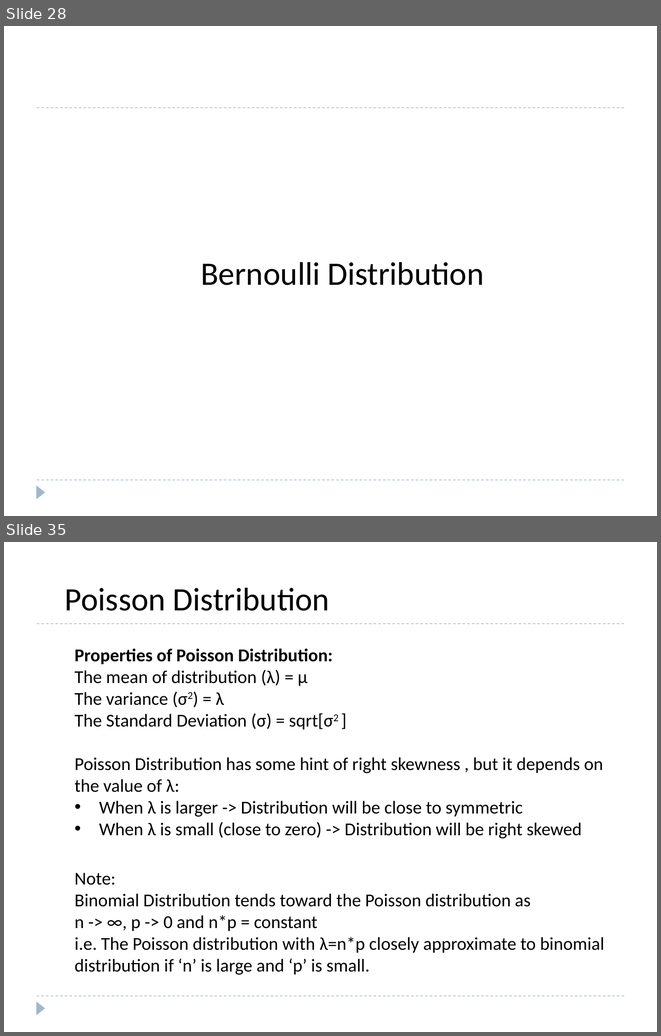
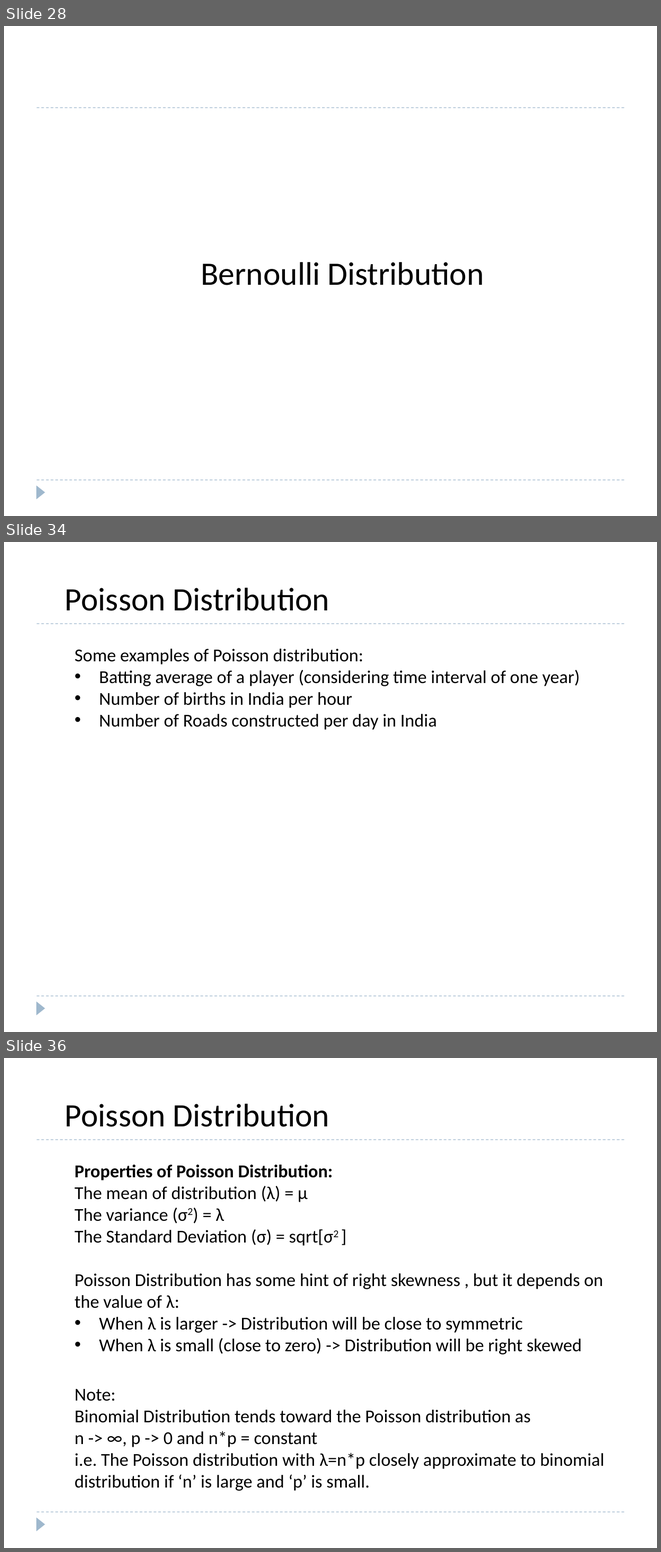
Before and after one commit to roushanprasad/DataScience_ML, a slide deck: Stats/007_Inferential/007.3-Distribution/007.4-Distribution.pptx. Shown one above the other, each under a label of ours: slides 28 and 35 before the commit, slides 28, 34 and 36 after it; the slides between them are not shown. The pictures are 661x1036 and 661x1552 pixels, drawn with LibreOffice and Linux fonts; fonts in the diff are those of the drawing. Boxes give left, top, right and bottom in pixels: in the first picture for what was removed or moved away, otherwise in the second. Text is boxed around its words. In the diff, an @@ line names an element or a change of style, - is before the commit and + after.

Commit message:
Added Probability distribution with R examples

```diff
--- a/Stats/007_Inferential/007.3-Distribution/007.4-Distribution.pptx
+++ b/Stats/007_Inferential/007.3-Distribution/007.4-Distribution.pptx
@@ slide 34 added at box(4, 542, 657, 1032), background #FFFFFF; not listed: 3 template elements that a slide beside it also shows @@
@@ text added at box(65, 588, 329, 611), 36 pt, text #000000 @@
+Poisson Distribution
@@ text added at box(74, 649, 580, 730), 20 pt, text #000000 @@
+Some examples of Poisson distribution:
+• Batting average of a player (considering time interval of one year)
+• Number of births in India per hour
+• Number of Roads constructed per day in India
@@ what was slide 35 is now slide 36 @@
```
Also in this commit, not shown: 6 slides changed, 2 other slides added, 1 slide removed, 1 other file.
